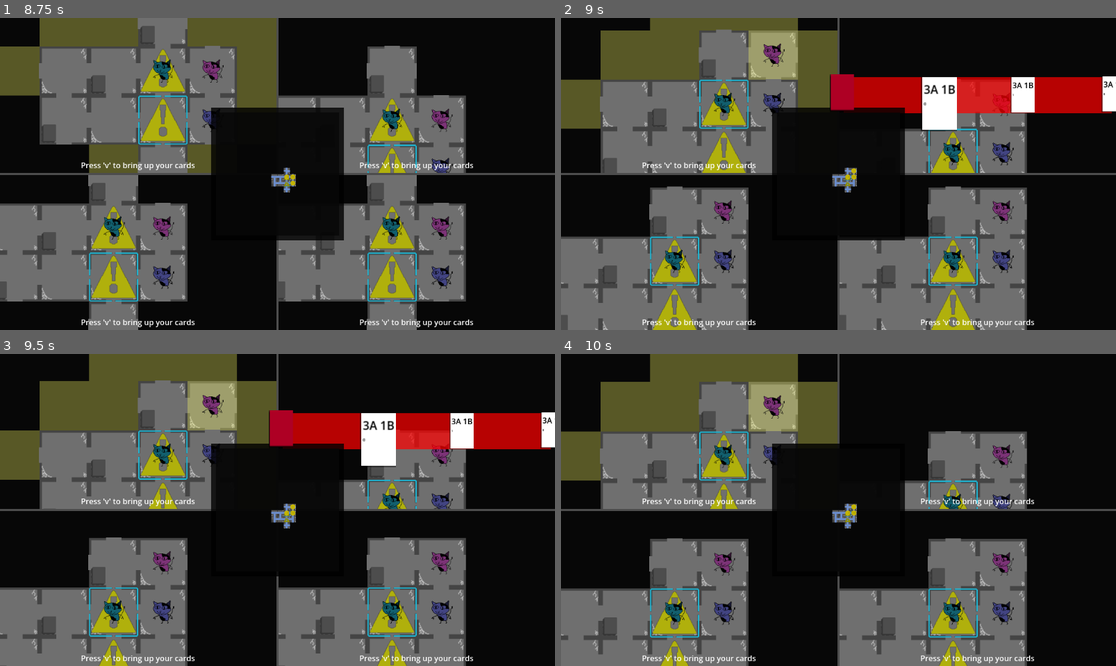
Above: before the commit, frames 1-4 (two rows, left to right).
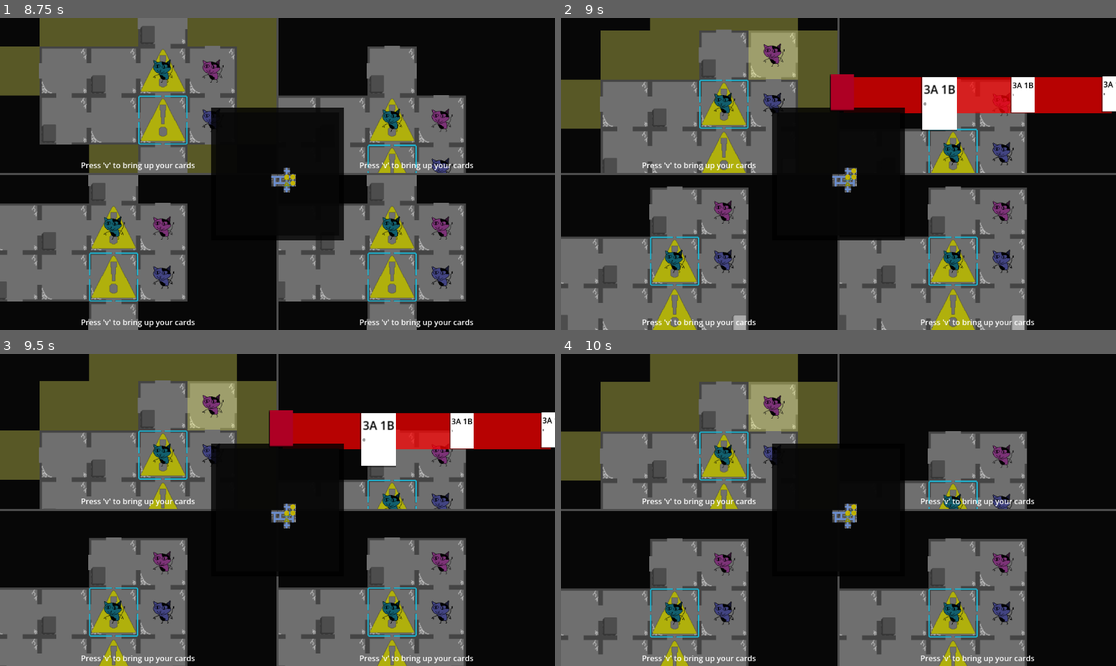
Above: after the commit, the same moments.

Repository: emrysshevek/gameganggame
Game: Godot game, scene res://scenes/GameScene.tscn
Same seed, same stepped clock (60 frames per second), same inputs: the game is played once before the commit and once after it.
Inputs (mouse positions are in pixels of both pictures, inside the frame that each line leads up to):
- Up to frame 1 (8.75 s): tap V (debug_v) every 0.75 s from 0.5 to 4.25 s; move the mouse to (399, 158) at 0.52 s; hold D (move_right) 0.53-1.25 s; tap G (discard) at 0.6, 2.1, 8.1 s; click (399, 158) at 0.8 s; drag from (166, 189) to (249, 236) at 1.27 s; move the mouse to (333, 105) at 2.02 s; hold D (move_right) 2.03-2.75 s; click (333, 105) at 2.3 s; drag from (249, 236) to (111, 127) at 2.77 s; move the mouse to (444, 220) at 3.52 s; hold A (move_left) 3.53-4.25 s; tap C (toggle_cursor) at 3.6 s; click (444, 220) at 3.8 s; drag from (111, 127) to (194, 96) at 4.27 s; move the mouse to (305, 174) at 5.02 s; hold S (debug_down) 5.03-5.75 s; tap Alt at 5.1 s; click (305, 174) at 5.3 s; click "Draw" at 5.75 s; drag from (194, 96) to (166, 189) at 6.52 s; click "Discard" at 7.25 s; move the mouse to (399, 158) at 8.02 s; hold W (debug_up) from 8.03 s (still down); click (399, 158) at 8.3 s
- Up to frame 2 (9 s): release W (debug_up) at 8.75 s; drag from (727, 189) to (810, 236) at 8.77 s
- Up to frame 3 (9.5 s): no input
- Up to frame 4 (10 s): move the mouse to (894, 441) at 9.52 s; hold S (debug_down) from 9.53 s (still down); tap G (discard) at 9.6 s; click (894, 441) at 9.8 s

Frame 1 is identical in both runs. In frame 2, 0.2% of the frame differs, in the area x 31-84%, y 53-100%; in frame 3, less than 0.1%; in frame 4, less than 0.1%.

Commit message:
loot card dropping from hand
when you discard a loot card from hand to get +1 movement the loot card will be queued to drop face up in the tile you're in once you leave the tile. this card will then be auto picked up by the next person to enter the tile

Diff:
--- a/cards/card_manager.gd
+++ b/cards/card_manager.gd
@@ -64,7 +64,6 @@
 		var card := draw_pile.get_top_card()
 		hand_pile.add_card(card)
 
-
 func discard(_card: Card) -> void:
 	_card.pile.remove_card(_card)
 	discard_pile.add_card(_card)
@@ -85,6 +84,16 @@
 
 func shuffle_draw() -> void:
 	draw_pile.shuffle()
+
+func remove_card(card:Card) -> void:
+	if card in deck.cards:
+		deck.remove_card(card)
+	if card in draw_pile.cards:
+		draw_pile.remove_card(card)
+	if card in hand_pile.cards:
+		hand_pile.remove_card(card)
+	if card in discard_pile.cards:
+		discard_pile.remove_card(card)
 #endregion
 
 
@@ -112,10 +121,11 @@
 				pass
 				#card can't be played due to not enough values
 		elif input_man.is_action_just_released(Model.Action.DISCARD):
-			hand_pile.ordered_cards[_selected_card_index].discard()
-			hand_pile.ordered_cards[_selected_card_index].highlight_return()
-			discard(hand_pile.ordered_cards[_selected_card_index])
-			_selected_card_index -= 1
+			if hand_pile.count != 0:
+				hand_pile.ordered_cards[_selected_card_index].discard()
+				hand_pile.ordered_cards[_selected_card_index].highlight_return()
+				discard(hand_pile.ordered_cards[_selected_card_index])
+				_selected_card_index -= 1
 
 #endregion
 
--- a/cards/card_reveal.gd
+++ b/cards/card_reveal.gd
@@ -10,13 +10,13 @@
 func _process(delta: float) -> void:
 	pass
 
-#region Private Methods
-func _trigger_play_ability() -> void:
-	targets.append(owning_character)
-	owning_character.movement += 3
-
-
-func _trigger_discard_ability() -> void:
-	targets.append(owning_character)
-	owning_character.movement += 1
-#endregion
+##region Private Methods
+#func _trigger_play_ability() -> void:
+	#targets.append(owning_character)
+	#owning_character.movement += 3
+	#
+#
+#func _trigger_discard_ability() -> void:
+	#targets.append(owning_character)
+	#owning_character.movement += 1
+##endregion
--- a/cards/loot_card/loot_card.gd
+++ b/cards/loot_card/loot_card.gd
@@ -10,4 +10,4 @@
 
 func _trigger_discard_ability() -> void:
 	owning_character.movement += 1
-	#then remove from deck and drop on tile
+	owning_character.queued_drop_cards.append(self)
--- a/entities/character.gd
+++ b/entities/character.gd
@@ -18,10 +18,12 @@
 var health_current:int
 var deck:Deck
 var grid_coordinates:Vector2
+var current_floor:int
 var movement:int = 3
 var character_sprite:CharacterSprite
 var cursor_sprite:CursorSprite
 var character_color:Color
+var queued_drop_cards:Array[Card]
 @onready var type = Model.ObjectTypes.PLAYER_CHARACTER
 
 @onready var testing_player_colors:Array = [Color("23b9d6"), Color("f164e8"), Color("e0b81e"), Color("8084fd")]
@@ -91,7 +93,17 @@
 	if pis_machine.current_state == Model.InputState.MOVE:
 		_handle_input()
 
+func drop_queued_loot_cards():
+	if queued_drop_cards.is_empty() == false:
+		var drop_tile:Tile = Utils.try_get_grid_man().floor_maps[current_floor][grid_coordinates.x][grid_coordinates.y]
+		for each_card in queued_drop_cards:
+			my_screen.card_manager.remove_card(each_card)
+			each_card.owning_character = null
+			drop_tile.add_grid_card(each_card)
+	queued_drop_cards.clear()
+
 func move(new_grid_position:Vector2, new_screen_position:Vector2):
+	drop_queued_loot_cards()
 	var old_grid_position = grid_coordinates
 	grid_coordinates = new_grid_position
 	movement -= 1
--- a/entities/grid_cards.gd
+++ b/entities/grid_cards.gd
@@ -11,7 +11,7 @@
 func set_facing(set_face_up:bool):
 	if set_face_up == true:
 		_face_up = true
-		texture = load("res://art/face_up_pile.png")
+		texture = load("res://art/face_up_cards.png")
 	else:
 		_face_up = false
 		texture = load("res://art/face_down_card.png")
--- a/scenes/tile.gd
+++ b/scenes/tile.gd
@@ -91,7 +91,7 @@
 		for i in grid_cards_face_up.pile.count:
 			var top_card = grid_cards_face_up.take_top_card()
 			top_card.owning_character = character
-			character.my_screen.card_manager.hand_pile.add_card(grid_cards_face_up.take_top_card())
+			character.my_screen.card_manager.hand_pile.add_card(top_card)
 	if grid_cards_face_down != null:
 		for i in grid_cards_face_down.pile.count:
 			var top_card = grid_cards_face_down.take_top_card()
@@ -114,6 +114,8 @@
 			new_grid_card_pile.set_facing(true)
 			grid_cards_face_up = new_grid_card_pile
 			add_child(new_grid_card_pile)
+			if is_tile_revealed == true:
+				new_grid_card_pile.visible = true
 			grid_cards_face_up.add_card(new_card)
 		else:
 			grid_cards_face_up.add_card(new_card)
@@ -123,6 +125,8 @@
 			new_grid_card_pile.set_facing(false)
 			grid_cards_face_down = new_grid_card_pile
 			add_child(new_grid_card_pile)
+			if is_tile_revealed == true:
+				new_grid_card_pile.visible = true
 			grid_cards_face_down.add_card(new_card)
 		else:
 			grid_cards_face_down.add_card(new_card)
